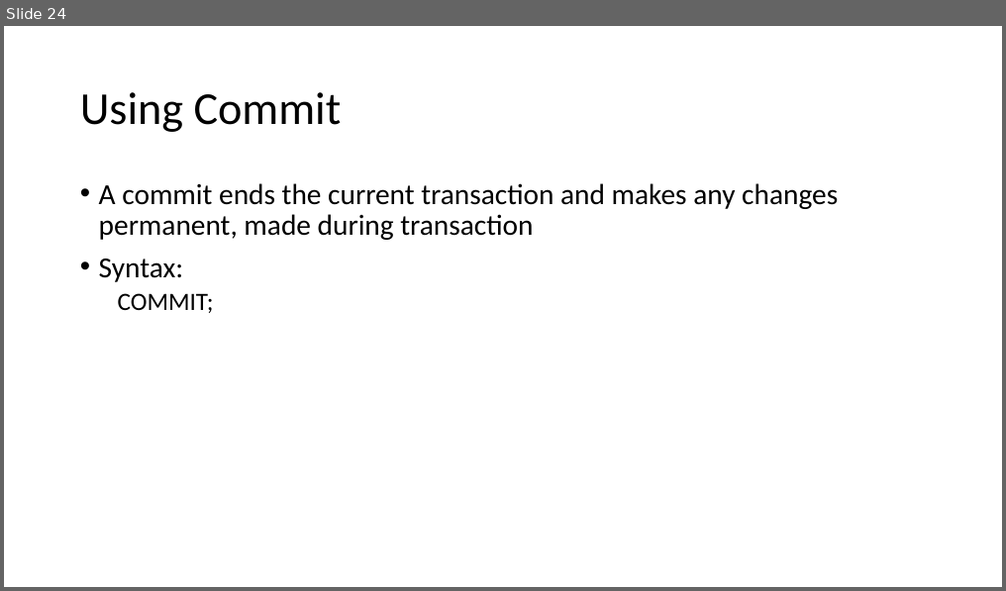
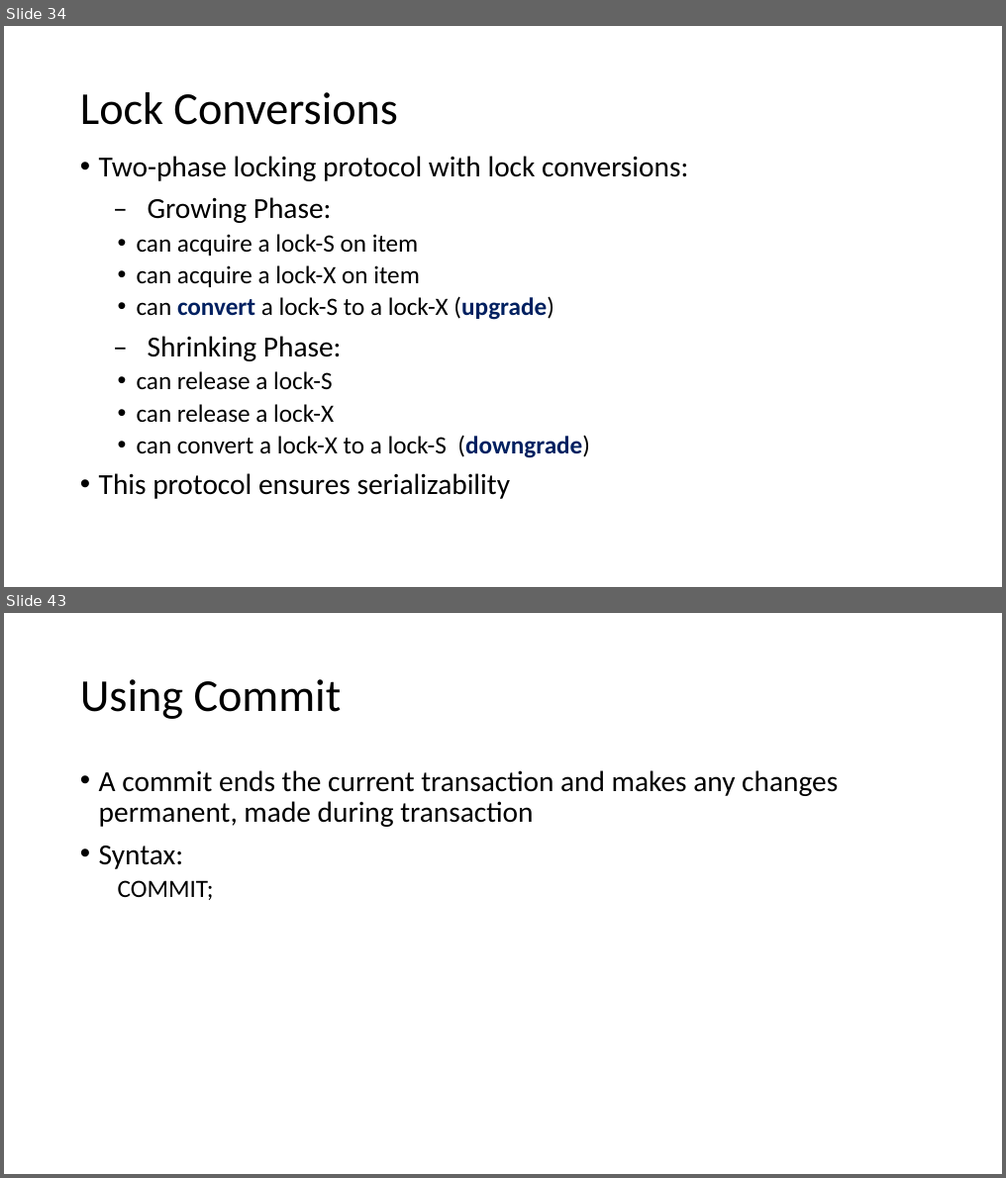
Before and after one commit to rahulgotrekiya/clg-backup, a slide deck: rdbms/SQL Plus/RDBMS_Sem-1/Unit-5/Transaction.pptx. Shown one above the other, each under a label of ours: slide 24 before the commit, slides 34 and 43 after it; the slides between them are not shown. The pictures are 1006x591 and 1006x1178 pixels, drawn with LibreOffice and Linux fonts; fonts in the diff are those of the drawing. Boxes give left, top, right and bottom in pixels: in the first picture for what was removed or moved away, otherwise in the second. Text is boxed around its words. In the diff, an @@ line names an element or a change of style, - is before the commit and + after.

```diff
--- a/rdbms/SQL Plus/RDBMS_Sem-1/Unit-5/Transaction.pptx
+++ b/rdbms/SQL Plus/RDBMS_Sem-1/Unit-5/Transaction.pptx
@@ slide 34 added at (4, 26, 1002, 587), background #FFFFFF @@
@@ title added at (80, 92, 398, 125), 44 pt, text #000000 @@
+Lock Conversions
@@ text added at (99, 156, 688, 499), 24 pt, text #000000 @@
+• Two-phase locking protocol with lock conversions:
+– Growing Phase:
+  • can acquire a lock-S on item
+  • can acquire a lock-X on item
+  • can convert a lock-S to a lock-X (upgrade)
+– Shrinking Phase:
+  • can release a lock-S
+  • can release a lock-X
+  • can convert a lock-X to a lock-S (downgrade)
+• This protocol ensures serializability
@@ what was slide 24 is now slide 43 @@
```
Also in this commit, not shown: 25 other slides added, 1 slide removed, 36 other files.
